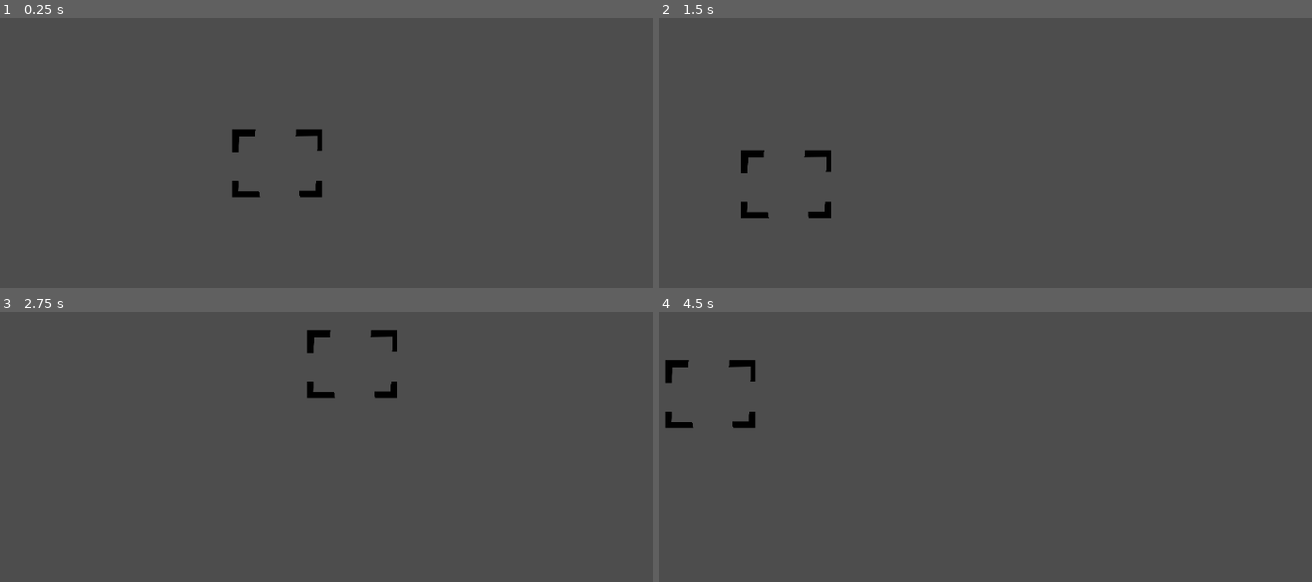
Above: before the commit, frames 1-4 (two rows, left to right).
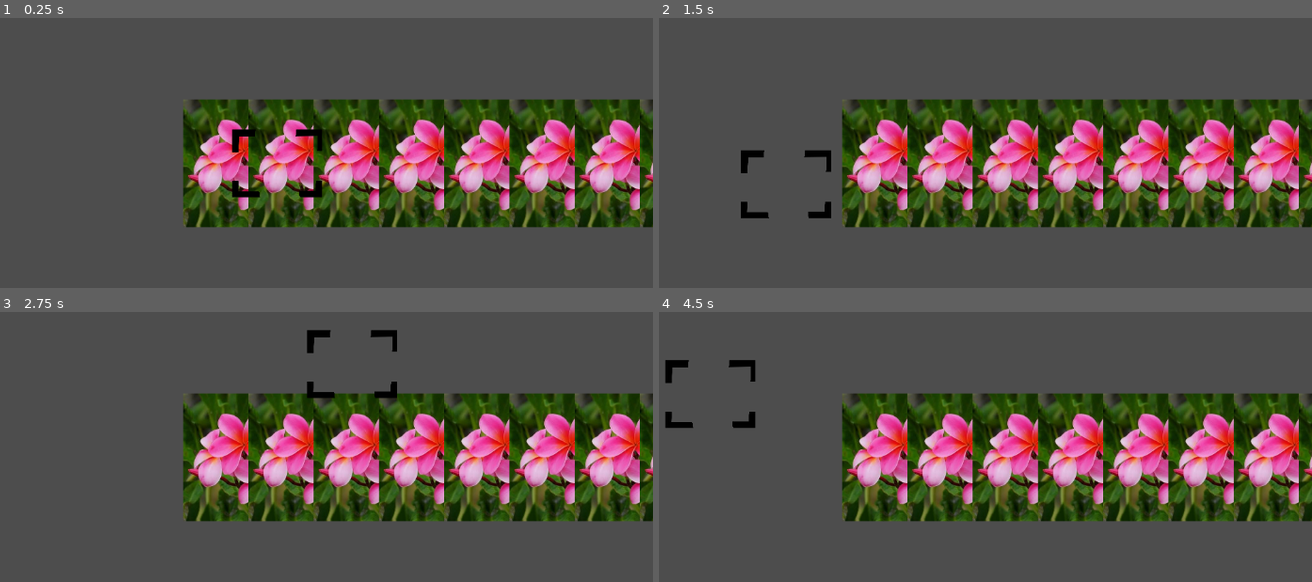
Above: after the commit, the same moments.

Repository: sophieTheProgrammer/MiniJam201
Game: Godot game, scene res://scenes/game.tscn
Two runs of this game, one before a commit and one after it. Both use one fixed random seed, a clock stepped at 60 frames per second and the inputs below. Before the commit the project starts from res://game.tscn.
Inputs (mouse positions are in pixels of both pictures, inside the frame that each line leads up to):
- Up to frame 1 (0.25 s): no input
- Up to frame 2 (1.5 s): tap Enter at 0.5 s; move the mouse to (1103, 142) at 0.52 s; click (1103, 142) at 0.6 s; tap Space at 1.25 s; move the mouse to (783, 185) at 1.27 s; click (783, 185) at 1.35 s
- Up to frame 3 (2.75 s): tap Enter at 2 s; move the mouse to (352, 363) at 2.02 s; click (352, 363) at 2.1 s
- Up to frame 4 (4.5 s): tap Space at 2.75, 4.25 s; move the mouse to (900, 541) at 2.77 s; click (900, 541) at 2.85 s; tap Enter at 3.5 s; move the mouse to (1161, 519) at 3.52 s; click (1161, 519) at 3.6 s; move the mouse to (711, 393) at 4.27 s; click (711, 393) at 4.35 s

The runs differ from the first frame. In frame 1, 33% of the frame differs, in the area x 27-100%, y 29-78%; in frame 2, 34%; in frame 3, 33%; in frame 4, 34%.
Error before the commit: Parse Error: Function "_process" has the same name as a previously declared function. (res://game_manager.gd:24)

Commit message:
globals with arrary working
also remaned and moved around some files

Diff:
--- a/photography-game/game.tscn
+++ /dev/null
@@ -1,19 +0,0 @@
-[gd_scene load_steps=4 format=3 uid="uid://0ym5vvrreqfb"]
-
-[ext_resource type="Script" uid="uid://bf26atblryn67" path="res://sprite_2d.gd" id="2_e2o6t"]
-[ext_resource type="Texture2D" uid="uid://bj1v6pqph244i" path="res://stockimg/frame.png" id="2_feb5d"]
-[ext_resource type="Script" uid="uid://b2g6yhlx61guo" path="res://game_manager.gd" id="3_feb5d"]
-
-[node name="game" type="Node2D"]
-
-[node name="Game Manager" type="Node" parent="."]
-script = ExtResource("3_feb5d")
-
-[node name="frame" type="Sprite2D" parent="."]
-z_index = 100
-position = Vector2(-1, 2)
-scale = Vector2(0.05, 0.05)
-texture = ExtResource("2_feb5d")
-script = ExtResource("2_e2o6t")
-
-[node name="Camera2D" type="Camera2D" parent="."]
--- a/photography-game/project.godot
+++ b/photography-game/project.godot
@@ -15,6 +15,10 @@
 config/features=PackedStringArray("4.4", "GL Compatibility")
 config/icon="res://icon.svg"
 
+[autoload]
+
+Global="*res://scripts/global.gd"
+
 [input]
 
 click={
--- /dev/null
+++ b/photography-game/scenes/game.tscn
@@ -0,0 +1,19 @@
+[gd_scene load_steps=4 format=3 uid="uid://0ym5vvrreqfb"]
+
+[ext_resource type="Script" uid="uid://b2g6yhlx61guo" path="res://scripts/game_manager.gd" id="1_lnu2h"]
+[ext_resource type="Texture2D" uid="uid://bj1v6pqph244i" path="res://stockimg/frame.png" id="2_lbhrr"]
+[ext_resource type="Script" uid="uid://bf26atblryn67" path="res://scripts/frame.gd" id="3_iywne"]
+
+[node name="game" type="Node2D"]
+
+[node name="Game Manager" type="Node" parent="."]
+script = ExtResource("1_lnu2h")
+
+[node name="frame" type="Sprite2D" parent="."]
+z_index = 100
+position = Vector2(-1, 2)
+scale = Vector2(0.05, 0.05)
+texture = ExtResource("2_lbhrr")
+script = ExtResource("3_iywne")
+
+[node name="Camera2D" type="Camera2D" parent="."]
--- a/photography-game/game_manager.gd
+++ b/photography-game/scripts/game_manager.gd
@@ -1,17 +1,12 @@
 extends Node
 
-const flowerFab = preload("res://flower.tscn")
+const flowerFab = preload("res://scenes/flower.tscn")
 # Called when the node enters the scene tree for the first time.
 func _ready() -> void:
 	spawn_flower()
 
-# Called every frame. 'delta' is the elapsed time since the previous frame.
-func _process(delta: float) -> void:
-	pass
-
 func spawn_flower():
-	var row = 5
-	var flowers_array = []
+	var row = 0
 
 	for i in range(10):
 		var curr = flowerFab.instantiate()
@@ -19,7 +14,8 @@
 		curr.position.x = row
 		row += 100
 		self.add_child(curr)
-
+		Global.frame_items.append(curr)
+	print(Global.frame_items)
 # Called every frame. 'delta' is the elapsed time since the previous frame.
 func _process(delta: float) -> void:
 	if Input.is_action_just_released("click"):
--- /dev/null
+++ b/photography-game/scripts/global.gd
@@ -0,0 +1,11 @@
+extends Node
+
+var frame_items = []
+# Called when the node enters the scene tree for the first time.
+func _ready() -> void:
+	pass
+
+
+# Called every frame. 'delta' is the elapsed time since the previous frame.
+func _process(delta: float) -> void:
+	pass
Not shown: 1 places in photography-game/scenes/flower.tscn that only renumber resources
Renamed: photography-game/sprite_2d.gd -> photography-game/scripts/frame.gd
Renamed: photography-game/sprite_2d.gd.uid -> photography-game/scripts/frame.gd.uid
Renamed: photography-game/game_manager.gd.uid -> photography-game/scripts/game_manager.gd.uid
Not shown, added: photography-game/scripts/global.gd.uid
